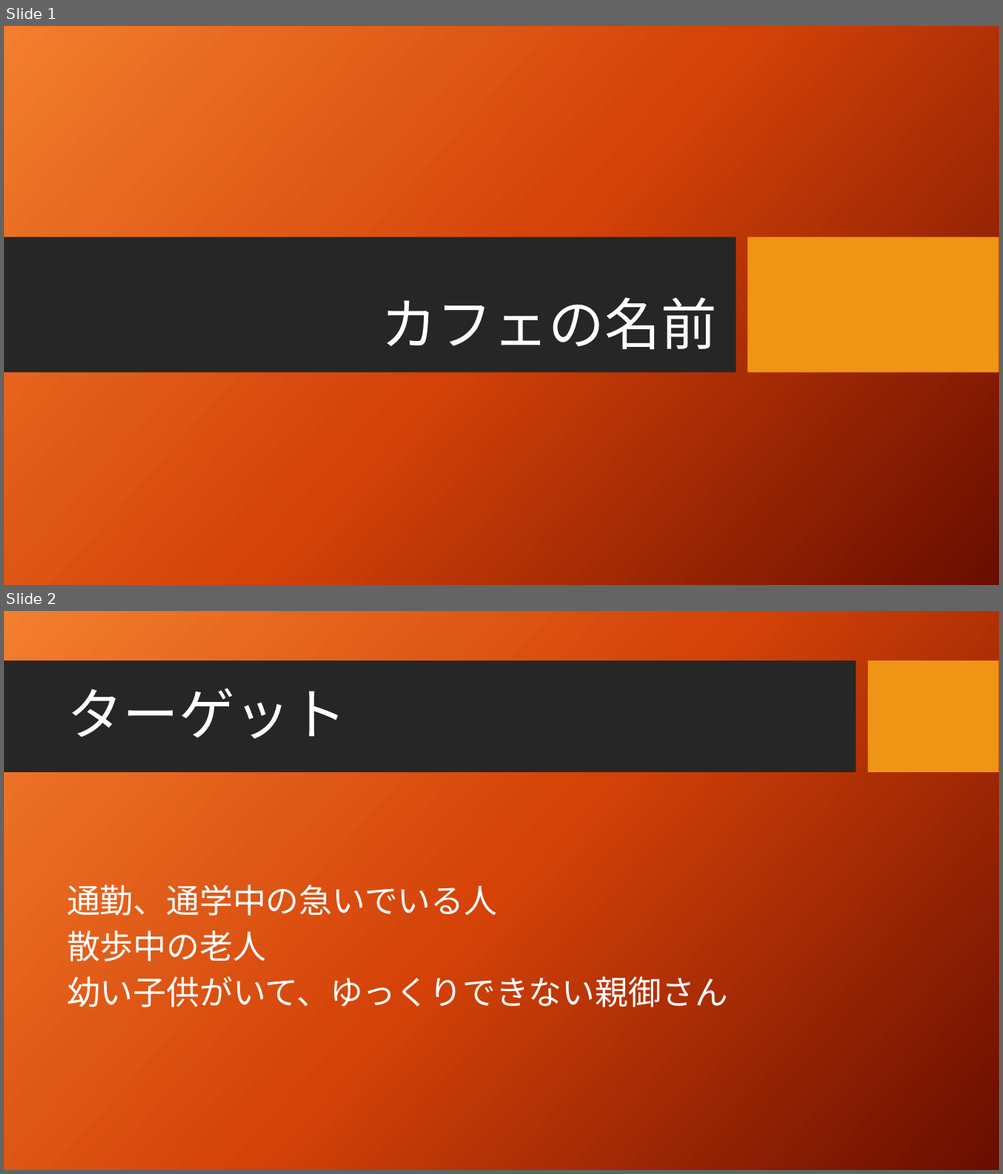
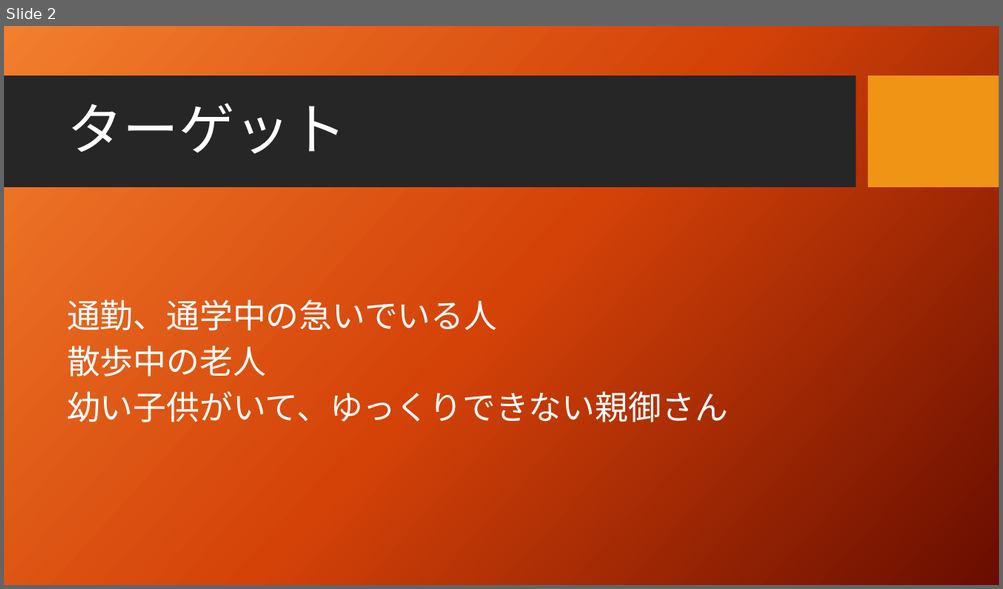
Before and after one commit to tamauniv-2015-it2/it2-class02-tanaka, a slide deck: cafe-nakajibrothers/IT活用法、カフェ.pptx. Shown one above the other, each under a label of ours: slides 1 and 2 before the commit, slide 2 after it. The pictures are 1003x1174 and 1003x589 pixels, drawn with LibreOffice and Linux fonts; fonts in the diff are those of the drawing; background and template pictures are left out. Boxes give left, top, right and bottom in pixels: in the first picture for what was removed or moved away, otherwise in the second. Text is boxed around its words. In the diff, an @@ line names an element or a change of style, - is before the commit and + after.

```diff
--- a/cafe-nakajibrothers/IT活用法、カフェ.pptx
+++ b/cafe-nakajibrothers/IT活用法、カフェ.pptx
@@ slide 1 removed at [4,26,999,585], background picture (left out) @@
@@ rectangle removed at [4,237,736,373] @@
@@ rectangle removed at [747,237,999,373] @@
@@ title removed at [381,298,717,350] @@
-カフェの名前
```
Also in this commit, not shown: 1 slide changed, 2 slides added.
